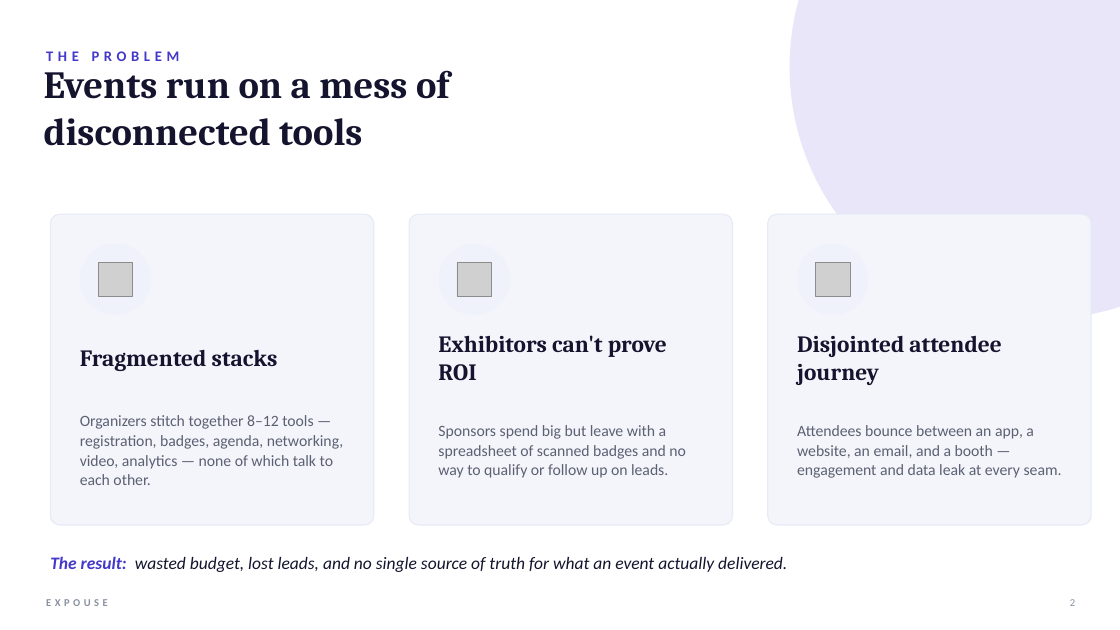
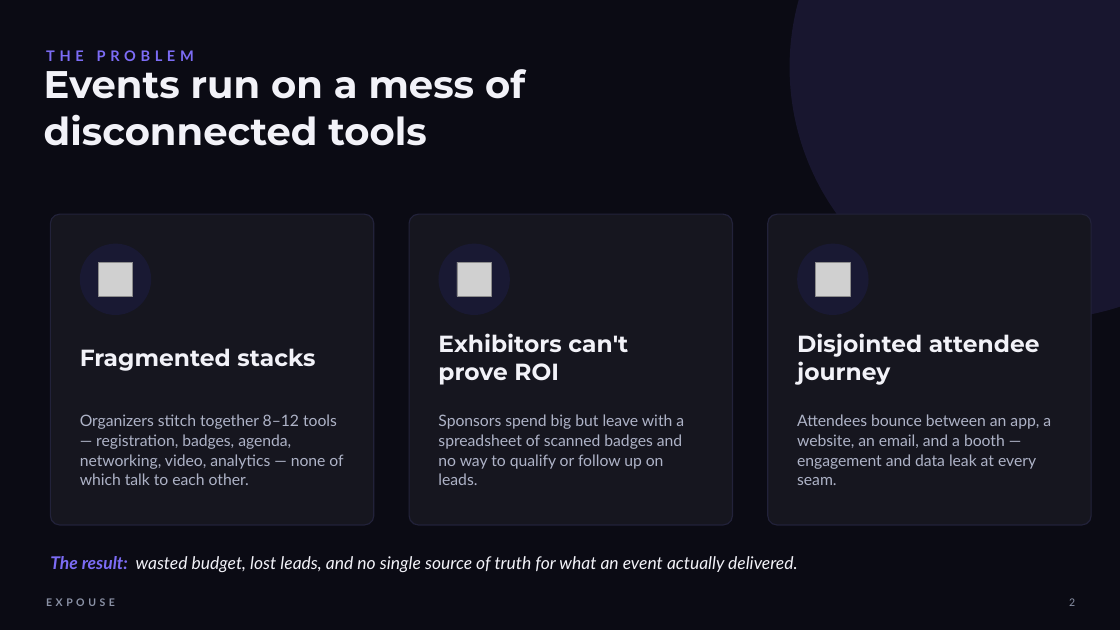
Before and after one commit to zillurcse/eventos, a slide deck: slide 2 of Expouse-Investor-Pitch.pptx. Drawn at 1120x630 pixels with LibreOffice and Linux fonts; fonts in the diff are those of the drawing; grey boxes stand for pictures. Boxes give left, top, right and bottom in pixels: in the first picture for what was removed or moved away, otherwise in the second. Text is boxed around its words. In the diff, an @@ line names an element or a change of style, - is before the commit and + after.

```diff
--- a/Expouse-Investor-Pitch.pptx
+++ b/Expouse-Investor-Pitch.pptx
@@ background #FFFFFF to #0B0B14 @@
@@ ellipse at box(790, 0, 1120, 319): fill #4338CA at 12% opacity to #7C6CF5 at 12% opacity @@
@@ text "THE PROBLEM" at box(46, 50, 194, 61): font Calibri to Lato, text colour #4338CA to #7C6CF5 @@
@@ fill #F4F5FB to #16161F; outline #E7EAF7 1 pt to #22223A 1 pt in 3 elements at box(50, 214, 374, 525), box(409, 214, 733, 525), box(768, 214, 1091, 525) @@
@@ fill #EFF1FB to #191933 in 3 elements at box(80, 244, 151, 315), box(439, 244, 510, 315), box(797, 244, 869, 315) @@
@@ font Cambria to Montserrat, text colour #14142E to #F2F2F8 in 4 elements at box(44, 69, 525, 146), box(80, 348, 315, 371), box(438, 333, 628, 385), box(797, 333, 1040, 385) @@
@@ font Calibri to Lato, text colour #5B6172 to #AEB3C7 in 3 elements at box(80, 414, 343, 485), box(438, 414, 684, 485), box(797, 414, 1051, 485) @@
@@ text "The result: wasted budget, lost ..." at box(50, 556, 798, 572): font Calibri to Lato; text colour #4338CA to #7C6CF5 in "The result:"; text colour #14142E to #F2F2F8 in "wasted budget, lost leads, and no single ..." @@
@@ text "EXPOUSE" at box(46, 598, 115, 606): font Calibri to Lato, text colour #8890A0 to #8B92A6 @@
@@ text "2" at box(1069, 598, 1075, 606): font Calibri to Lato, text colour #8890A0 to #8B92A6 @@
```
Also in this commit, not shown: 14 other slides changed, 11 other files.
